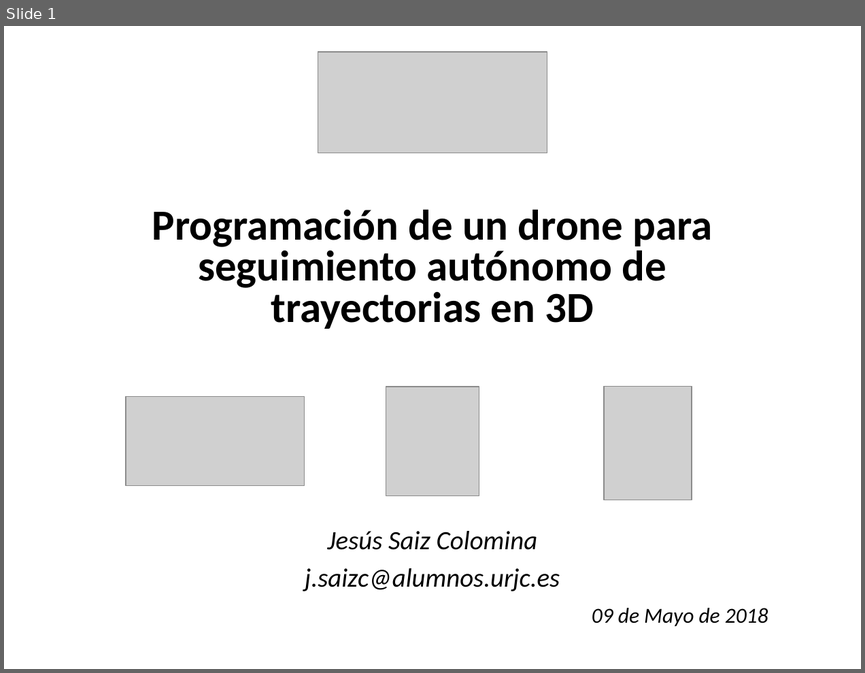
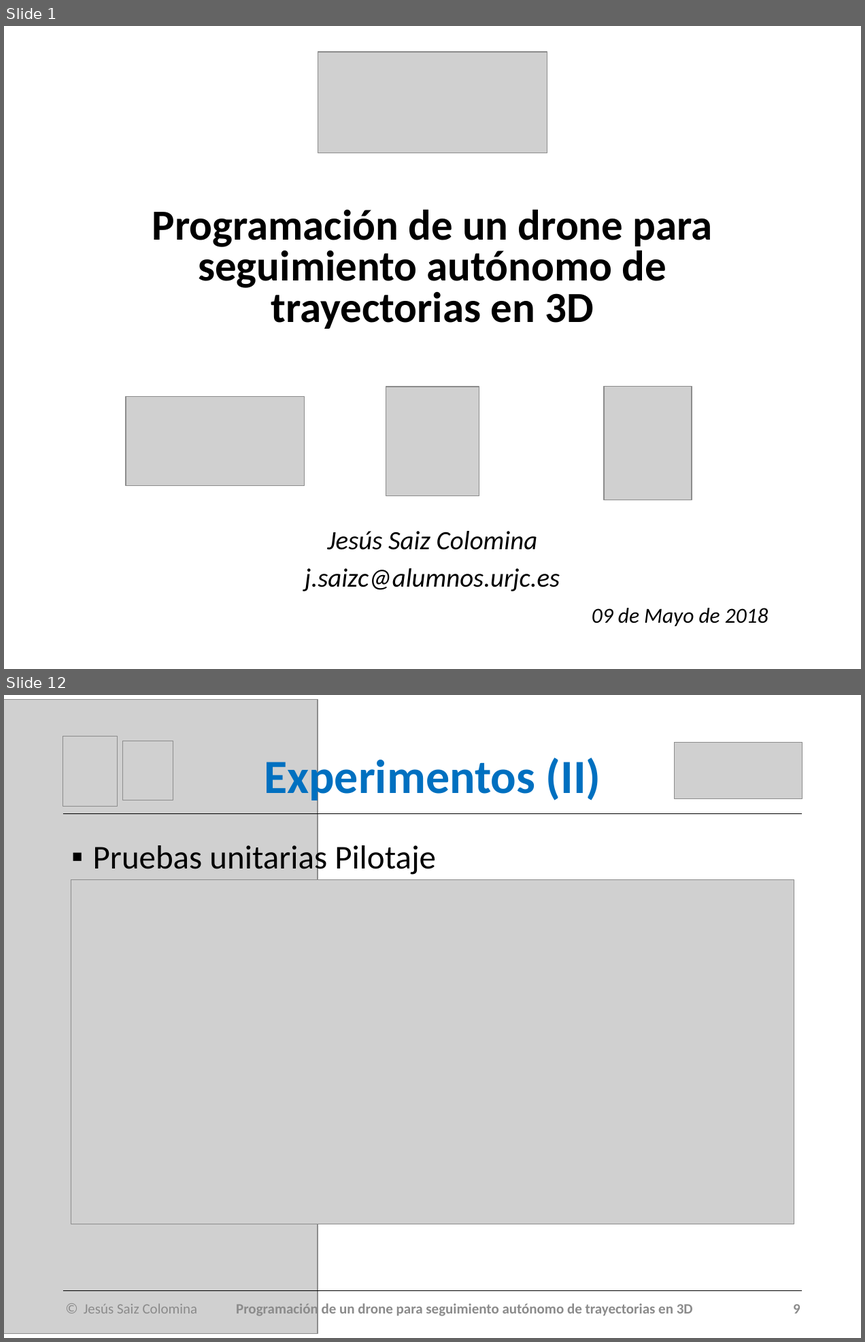
Before and after one commit to RoboticsLabURJC/2017-tfg-jesus-saiz, a slide deck: LaTeX/Presentación PPT.pptx. Shown one above the other, each under a label of ours: slide 1 before the commit, slides 1 and 12 after it; the slides between them are not shown. The pictures are 865x673 and 865x1342 pixels, drawn with LibreOffice and Linux fonts; fonts in the diff are those of the drawing; grey boxes stand for pictures. Boxes give left, top, right and bottom in pixels: in the first picture for what was removed or moved away, otherwise in the second. Text is boxed around its words. In the diff, an @@ line names an element or a change of style, - is before the commit and + after.

```diff
--- a/LaTeX/Presentación PPT.pptx
+++ b/LaTeX/Presentación PPT.pptx
@@ slide 12 added at [4,695,861,1338], background #FFFFFF @@
@@ picture added at [4,699,317,1334] @@
@@ picture added at [63,736,117,807] @@
@@ picture added at [123,741,173,800] @@
@@ title added at [264,753,601,804], 40 pt, text #0070C0, bold @@
+Experimentos (II)
@@ picture added at [674,742,802,798] @@
@@ line added from (63, 814) to (802, 814), #000000 0.5 pt @@
@@ text added at [93,841,436,877], 28 pt, text #000000 @@
+▪ Pruebas unitarias Pilotaje
@@ picture added at [71,879,793,1223] @@
@@ line added from (63, 1291) to (802, 1291), #000000 0.5 pt @@
@@ text added at [84,1301,800,1317], 12 pt, text #8C8C8C, bold @@
+© Jesús Saiz Colomina Programación de un drone para seguimiento autónomo de trayectorias en 3D 9
```
Also in this commit, not shown: 12 slides changed, 3 other slides added, 7 other files.
